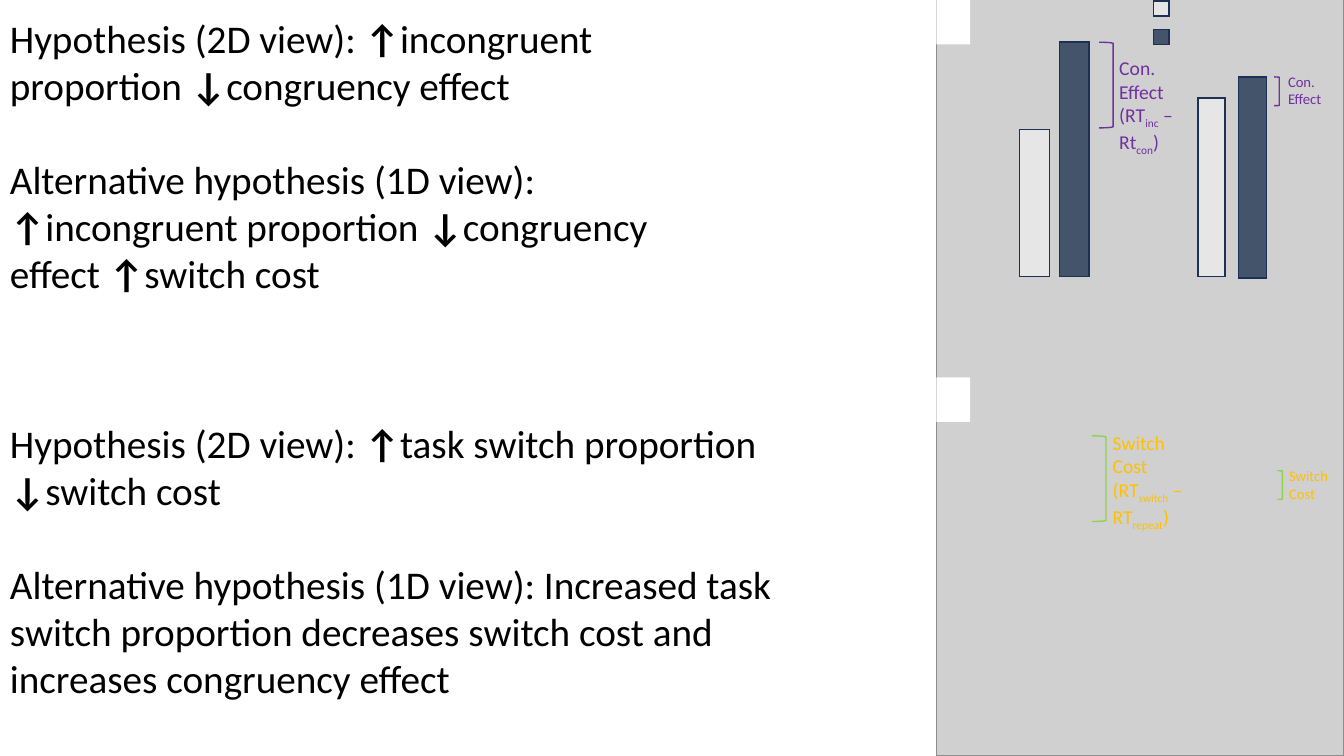
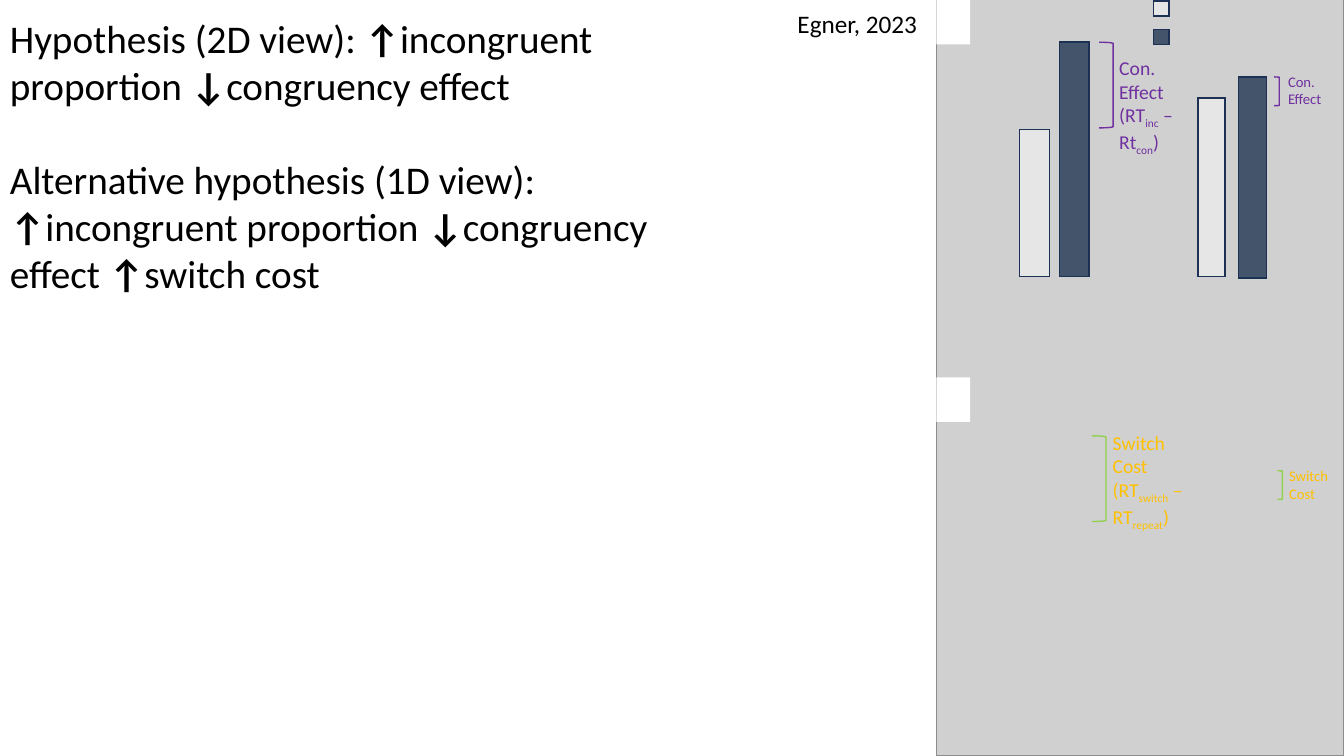
Before and after one commit to jimzhang629/third_year_talk, a slide deck: slide 22 of thirdYearTalk_JZ1.pptx (slide 20 before the commit). Drawn at 1344x756 pixels with LibreOffice and Linux fonts; fonts in the diff are those of the drawing; grey boxes stand for pictures. Boxes give left, top, right and bottom in pixels: in the first picture for what was removed or moved away, otherwise in the second. Text is boxed around its words. In the diff, an @@ line names an element or a change of style, - is before the commit and + after.

```diff
--- a/thirdYearTalk_JZ1.pptx
+++ b/thirdYearTalk_JZ1.pptx
@@ text added at (797,16,917,38), 18 pt, text #000000 @@
+Egner, 2023
@@ text removed at (10,429,771,700) @@
-Hypothesis (2D view): ↑task switch proportion ↓switch cost
-Alternative hypothesis (1D view): Increased task switch proportion decreases switch cost and increases congruency effect
```
Also in this commit, not shown: 14 other slides changed, 22 slides added, 1 slide removed.
